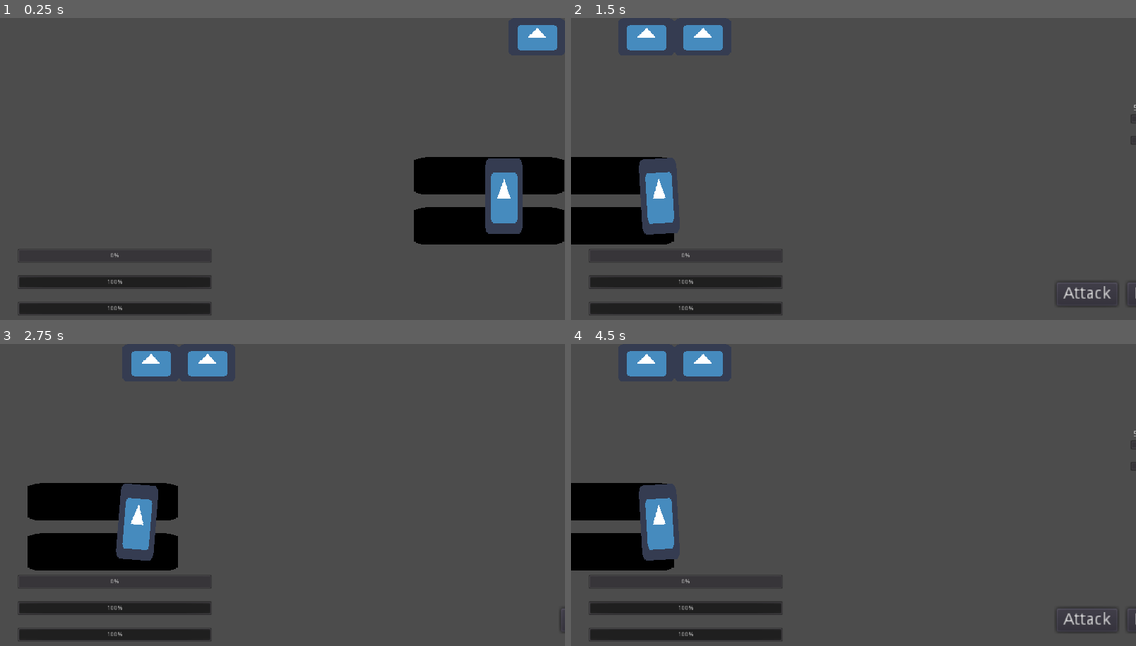
Above: before the commit, frames 1-4 (two rows, left to right).
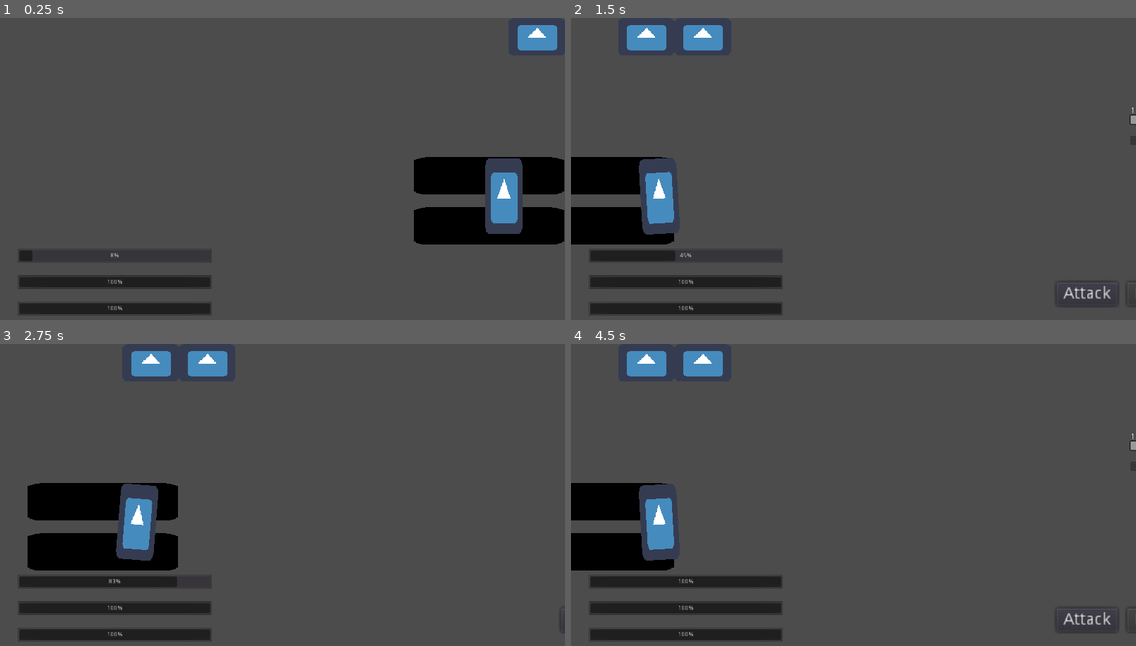
Above: after the commit, the same moments.

Repository: RubenMR99/ldjam-43
Game: Godot game, scene res://Scenes/Game.tscn
Same seed, same stepped clock (60 frames per second), same inputs: the game is played once before the commit and once after it. The project has no main scene, so this scene is started directly. The engine's default icon, where the game draws it, is replaced by a stand-in: a white triangle on a blue panel in a dark square.
Inputs (mouse positions are in pixels of both pictures, inside the frame that each line leads up to):
- Up to frame 1 (0.25 s): no input
- Up to frame 2 (1.5 s): click (1107, 36) at 0.5 s; click (780, 36) at 1.25 s
- Up to frame 3 (2.75 s): click (355, 362) at 2 s
- Up to frame 4 (4.5 s): click (780, 362) at 2.75 s; click (926, 362) at 3.5 s; click (780, 362) at 4.25 s

The runs differ from the first frame. In frame 1, less than 0.1% of the frame differs, in the area x 3-20%, y 77-81%; in frame 2, 0.5%; in frame 3, 0.9%; in frame 4, 1.1%, in the area x 3-100%, y 28-93%.

Commit message:
yay

Diff:
--- a/project/Scenes/Enemy.tscn
+++ b/project/Scenes/Enemy.tscn
@@ -1,17 +1,19 @@
-[gd_scene load_steps=4 format=2]
+[gd_scene load_steps=5 format=2]
 
-[ext_resource path="res://icon.png" type="Texture" id=1]
-[ext_resource path="res://Scenes/Carrega.tscn" type="PackedScene" id=2]
-[ext_resource path="res://Scenes/Vida_enemic.tscn" type="PackedScene" id=3]
+[ext_resource path="res://Scripts/Enemy.gd" type="Script" id=1]
+[ext_resource path="res://icon.png" type="Texture" id=2]
+[ext_resource path="res://Scenes/Carrega.tscn" type="PackedScene" id=3]
+[ext_resource path="res://Scenes/VidaEnemic.tscn" type="PackedScene" id=4]
 
 [node name="Enemy" type="Node2D"]
 
+script = ExtResource( 1 )
 _sections_unfolded = [ "Material", "Transform", "Visibility", "Z Index" ]
 
 [node name="Sprite" type="Sprite" parent="." index="0"]
 
 scale = Vector2( 2, 4 )
-texture = ExtResource( 1 )
+texture = ExtResource( 2 )
 _sections_unfolded = [ "Transform" ]
 
 [node name="animacio" type="AnimationPlayer" parent="Sprite" index="0"]
@@ -23,14 +25,14 @@
 playback_speed = 1.0
 blend_times = [  ]
 
-[node name="Carrega" parent="." index="1" instance=ExtResource( 2 )]
+[node name="Carrega" parent="." index="1" instance=ExtResource( 3 )]
 
 position = Vector2( 0, -188 )
 scale = Vector2( 2, 2 )
 _sections_unfolded = [ "Transform" ]
 
-[node name="Vida" parent="." index="2" instance=ExtResource( 3 )]
+[node name="VidaEnemic" parent="." index="2" instance=ExtResource( 4 )]
 
-position = Vector2( 0, -261 )
+position = Vector2( -160, -274 )
 scale = Vector2( 2, 2 )
 _sections_unfolded = [ "Transform" ]
--- a/project/Scenes/Game.gd
+++ b/project/Scenes/Game.gd
@@ -2,7 +2,7 @@
 
 func _ready():
 	$Camera.make_current();
-	update_HUD()
+	update_HUD();
 	pass
 
 func update_HUD():
@@ -10,14 +10,32 @@
 	$Camera/HUD/Blood.value = GlobalVar.blood_rec;
 	$Camera/HUD/Fat.value = GlobalVar.fat_rec;
 
+func _process(delta):
+	GlobalVar.meat_rec += 0.5;
+	GlobalVar.blood_rec += 0.5;
+	GlobalVar.fat_rec += 0.5;
+	update_HUD();
+	$field.comproba_buttons();
+
 func _on_factoryButton_pressed():
 	$Camera/anim.play("moure_dreta");
 	yield(get_tree().create_timer(0.5), "timeout");
 	$Player/Sprite/animacio.play("ves_dreta");
 	$field.comproba_buttons();
+	GlobalVar.pos = "field";
 
 func _on_fieldButton_pressed():
 	$Camera/anim.play("moure_esquerra");
 	yield(get_tree().create_timer(0.5), "timeout");
 	$Player/Sprite/animacio.play_backwards("ves_dreta");
 	$field.comproba_buttons();
+	GlobalVar.pos = "factory";
+
+func _on_enemy_attacking():
+	print("o");
+	if GlobalVar.pos == "factory":
+		$field/vigila/anim.play("apareixer_vigila");
+
+func _on_enemy_killed():
+	print("k");
+	$field/Enemy.inicialitzar_nou_enemic();
--- a/project/Scenes/Game.tscn
+++ b/project/Scenes/Game.tscn
@@ -5,14 +5,13 @@
 [ext_resource path="res://icon.png" type="Texture" id=3]
 [ext_resource path="res://Scenes/Player.tscn" type="PackedScene" id=4]
 
-[sub_resource type="CircleShape2D" id=3]
+[sub_resource type="CircleShape2D" id=1]
 
 custom_solver_bias = 0.0
 radius = 300.0
 
-[sub_resource type="Animation" id=1]
-
-resource_name = "moure_dreta"
+[sub_resource type="Animation" id=2]
+
 length = 1.0
 loop = false
 step = 0.1
@@ -41,9 +40,8 @@
 "values": [ Vector2( 56, 872 ), Vector2( 1976, 872 ) ]
 }
 
-[sub_resource type="Animation" id=2]
-
-resource_name = "moure_esquerra"
+[sub_resource type="Animation" id=3]
+
 length = 1.0
 loop = false
 step = 0.1
@@ -123,7 +121,6 @@
 
 [node name="Licuadora" type="Node2D" parent="." index="4"]
 
-editor/display_folded = true
 position = Vector2( 1184.17, 954.383 )
 __meta__ = {
 "_edit_group_": true
@@ -261,8 +258,8 @@
 playback_process_mode = 1
 playback_default_blend_time = 0.0
 playback_speed = 1.0
-anims/moure_dreta = SubResource( 1 )
-anims/moure_esquerra = SubResource( 2 )
+anims/moure_dreta = SubResource( 2 )
+anims/moure_esquerra = SubResource( 3 )
 blend_times = [  ]
 
 [connection signal="pressed" from="factoryButton" to="." method="_on_factoryButton_pressed"]
--- /dev/null
+++ b/project/Scenes/VidaEnemic.tscn
@@ -0,0 +1,124 @@
+[gd_scene load_steps=5 format=2]
+
+[ext_resource path="res://Scripts/VidaEnemic.gd" type="Script" id=1]
+[ext_resource path="res://icon.png" type="Texture" id=2]
+
+[sub_resource type="StyleBoxFlat" id=1]
+
+content_margin_left = -1.0
+content_margin_right = -1.0
+content_margin_top = -1.0
+content_margin_bottom = -1.0
+bg_color = Color( 0.6, 0.6, 0.6, 1 )
+draw_center = true
+border_width_left = 1
+border_width_top = 1
+border_width_right = 1
+border_width_bottom = 1
+border_color = Color( 0, 0, 0, 1 )
+border_blend = false
+corner_radius_top_left = 1
+corner_radius_top_right = 1
+corner_radius_bottom_right = 1
+corner_radius_bottom_left = 1
+corner_detail = 8
+expand_margin_left = 0.0
+expand_margin_right = 0.0
+expand_margin_top = 0.0
+expand_margin_bottom = 0.0
+shadow_color = Color( 0, 0, 0, 0.6 )
+shadow_size = 0
+anti_aliasing = true
+anti_aliasing_size = 1
+_sections_unfolded = [ "Border", "Border Width", "Corner Radius", "Expand Margin" ]
+
+[sub_resource type="StyleBoxFlat" id=2]
+
+content_margin_left = -1.0
+content_margin_right = -1.0
+content_margin_top = -1.0
+content_margin_bottom = -1.0
+bg_color = Color( 0.6, 0.6, 0.6, 1 )
+draw_center = false
+border_width_left = 1
+border_width_top = 1
+border_width_right = 1
+border_width_bottom = 1
+border_color = Color( 0, 0, 0, 1 )
+border_blend = false
+corner_radius_top_left = 1
+corner_radius_top_right = 1
+corner_radius_bottom_right = 1
+corner_radius_bottom_left = 1
+corner_detail = 8
+expand_margin_left = 0.0
+expand_margin_right = 0.0
+expand_margin_top = 0.0
+expand_margin_bottom = 0.0
+shadow_color = Color( 0, 0, 0, 0.6 )
+shadow_size = 0
+anti_aliasing = true
+anti_aliasing_size = 1
+_sections_unfolded = [ "Border", "Border Width", "Corner Radius", "Expand Margin" ]
+
+[node name="VidaEnemic" type="Node2D" index="0"]
+
+script = ExtResource( 1 )
+
+[node name="Cops" type="Label" parent="." index="0"]
+
+anchor_left = 0.0
+anchor_top = 0.0
+anchor_right = 0.0
+anchor_bottom = 0.0
+margin_top = -14.0
+margin_right = 40.0
+rect_pivot_offset = Vector2( 0, 0 )
+rect_clip_content = false
+mouse_filter = 2
+mouse_default_cursor_shape = 0
+size_flags_horizontal = 1
+size_flags_vertical = 4
+text = "5"
+percent_visible = 1.0
+lines_skipped = 0
+max_lines_visible = -1
+
+[node name="image_interior" type="Sprite" parent="." index="1"]
+
+modulate = Color( 1, 0, 0, 1 )
+scale = Vector2( 2.5, 0.25 )
+texture = ExtResource( 2 )
+centered = false
+_sections_unfolded = [ "Offset", "Transform", "Visibility" ]
+
+[node name="Primera" type="Node2D" parent="." index="2"]
+
+z_index = 10
+_sections_unfolded = [ "Z Index" ]
+
+[node name="one" type="ProgressBar" parent="Primera" index="0"]
+
+anchor_left = 0.0
+anchor_top = 0.0
+anchor_right = 0.0
+anchor_bottom = 0.0
+margin_right = 160.0
+margin_bottom = 16.0
+rect_pivot_offset = Vector2( 0, 0 )
+rect_clip_content = false
+mouse_filter = 0
+mouse_default_cursor_shape = 0
+size_flags_horizontal = 1
+size_flags_vertical = 0
+custom_styles/fg = SubResource( 1 )
+custom_styles/bg = SubResource( 2 )
+min_value = 0.0
+max_value = 100.0
+step = 1.0
+page = 0.0
+value = 10.0
+exp_edit = false
+rounded = false
+percent_visible = true
+_sections_unfolded = [ "Anchor", "Focus", "Grow Direction", "Hint", "Margin", "Material", "Mouse", "Pause", "Percent", "Rect", "Size Flags", "Theme", "Visibility", "custom_colors", "custom_fonts", "custom_styles" ]
--- a/project/Scenes/Vida_enemic.tscn
+++ /dev/null
@@ -1,27 +0,0 @@
-[gd_scene load_steps=2 format=2]
-
-[ext_resource path="res://Scenes/Carrega.tscn" type="PackedScene" id=1]
-
-[node name="Vida" instance=ExtResource( 1 )]
-
-[node name="NumeroDeVides" type="Label" parent="." index="1"]
-
-anchor_left = 0.0
-anchor_top = 0.0
-anchor_right = 0.0
-anchor_bottom = 0.0
-margin_left = -75.0
-margin_top = -25.0
-margin_right = -35.0
-margin_bottom = -11.0
-rect_pivot_offset = Vector2( 0, 0 )
-rect_clip_content = false
-mouse_filter = 2
-mouse_default_cursor_shape = 0
-size_flags_horizontal = 1
-size_flags_vertical = 4
-text = "5"
-percent_visible = 1.0
-lines_skipped = 0
-max_lines_visible = -1
-_sections_unfolded = [ "Rect" ]
--- a/project/Scenes/field.gd
+++ b/project/Scenes/field.gd
@@ -10,12 +10,12 @@
 
 
 func comproba_buttons():
-	if(GlobalVar.blood_rec != 100):
+	if(GlobalVar.blood_rec < 100):
 		$Buttons/T_attack.disabled = true;
 	else:
 		$Buttons/T_attack.disabled = false;
 
-	if(GlobalVar.fat_rec != 100):
+	if(GlobalVar.fat_rec >= 100):
 		$Buttons/T_defend.disabled = true;
 	else:
 		$Buttons/T_defend.disabled = false;
@@ -26,6 +26,7 @@
 	GlobalVar.blood_rec = 0;
 	get_parent().update_HUD();
 	comproba_buttons();
+	$Enemy.atacar(75);
 
 func _on_T_defend_pressed():
 	$T_defend.entrar();
--- a/project/Scenes/field.tscn
+++ b/project/Scenes/field.tscn
@@ -1,8 +1,52 @@
-[gd_scene load_steps=4 format=2]
+[gd_scene load_steps=6 format=2]
 
 [ext_resource path="res://Scenes/field.gd" type="Script" id=1]
 [ext_resource path="res://Scenes/Tuberia.tscn" type="PackedScene" id=2]
 [ext_resource path="res://Scenes/Enemy.tscn" type="PackedScene" id=3]
+[ext_resource path="res://icon.png" type="Texture" id=4]
+
+[sub_resource type="Animation" id=1]
+
+resource_name = "apareixer_vigila"
+length = 1.7
+loop = false
+step = 0.1
+tracks/0/type = "value"
+tracks/0/path = NodePath(".:visible")
+tracks/0/interp = 1
+tracks/0/loop_wrap = true
+tracks/0/imported = false
+tracks/0/enabled = true
+tracks/0/keys = {
+"times": PoolRealArray( 0, 0.1, 0.5, 0.7, 0.9, 1.1, 1.3, 1.5, 1.7 ),
+"transitions": PoolRealArray( 1, 1, 1, 1, 1, 1, 1, 1, 1 ),
+"update": 1,
+"values": [ false, true, false, true, false, true, false, true, false ]
+}
+tracks/1/type = "value"
+tracks/1/path = NodePath(".:position")
+tracks/1/interp = 1
+tracks/1/loop_wrap = true
+tracks/1/imported = false
+tracks/1/enabled = true
+tracks/1/keys = {
+"times": PoolRealArray( 0, 0.5 ),
+"transitions": PoolRealArray( 1, 1 ),
+"update": 0,
+"values": [ Vector2( 83, 215 ), Vector2( -100, 215 ) ]
+}
+tracks/2/type = "value"
+tracks/2/path = NodePath(".:self_modulate")
+tracks/2/interp = 1
+tracks/2/loop_wrap = true
+tracks/2/imported = false
+tracks/2/enabled = true
+tracks/2/keys = {
+"times": PoolRealArray( 0.5, 0.9, 1.3, 1.7 ),
+"transitions": PoolRealArray( 1, 1, 1, 1 ),
+"update": 0,
+"values": [ Color( 0, 0, 0, 1 ), Color( 0.929688, 0, 0, 1 ), Color( 0, 0, 0, 1 ), Color( 0.929688, 0, 0, 1 ) ]
+}
 
 [node name="field" type="Node2D"]
 
@@ -22,6 +66,7 @@
 
 [node name="Buttons" type="Node2D" parent="." index="3"]
 
+editor/display_folded = true
 position = Vector2( 1417.78, 899.183 )
 
 [node name="T_attack" type="Button" parent="Buttons" index="0"]
@@ -76,6 +121,25 @@
 align = 1
 _sections_unfolded = [ "Rect" ]
 
+[node name="vigila" type="Sprite" parent="." index="4"]
+
+visible = false
+self_modulate = Color( 0.929688, 0, 0, 1 )
+position = Vector2( -100, 215 )
+scale = Vector2( 1, 2 )
+texture = ExtResource( 4 )
+_sections_unfolded = [ "Transform", "Visibility", "Z Index" ]
+
+[node name="anim" type="AnimationPlayer" parent="vigila" index="0"]
+
+root_node = NodePath("..")
+autoplay = ""
+playback_process_mode = 1
+playback_default_blend_time = 0.0
+playback_speed = 1.0
+anims/apareixer_vigila = SubResource( 1 )
+blend_times = [  ]
+
 [connection signal="pressed" from="Buttons/T_attack" to="." method="_on_T_attack_pressed"]
 
 [connection signal="pressed" from="Buttons/T_defend" to="." method="_on_T_defend_pressed"]
--- /dev/null
+++ b/project/Scripts/Enemy.gd
@@ -0,0 +1,34 @@
+extends Node2D
+
+signal damage;
+signal killed;
+
+var _velocity = 0.01;
+var _tipus = "jutge";
+var _vida = 100;
+var _vida_inicial = 100;
+
+func _ready():
+	self.connect("damage", get_parent().get_parent(), "_on_enemy_attacking");
+	self.connect("killed", get_parent().get_parent(), "_on_enemy_killed");
+	pass
+
+func _process(delta):
+	$Carrega/ProgressBar.value += _velocity;
+	if($Carrega/ProgressBar.value >= 100):
+		$Carrega/ProgressBar.value = 0;
+		emit_signal("damage");
+
+func inicialitzar_nou_enemic():
+	_tipus = "jutge";
+	_vida_inicial += 100;
+	_vida = _vida_inicial;
+	_velocity += 0.02;
+	$VidaEnemic.dibuixar(_vida);
+
+func atacar(damage):
+	_vida -= damage;
+	if _vida <= 0:
+		emit_signal("killed");
+	else:
+		$VidaEnemic.dibuixar(_vida);
--- a/project/Scripts/GlobalVar.gd
+++ b/project/Scripts/GlobalVar.gd
@@ -3,8 +3,10 @@
 var meat_rec;
 var fat_rec;
 var blood_rec;
+var pos;
 
 func _ready():
 	meat_rec = 0;
 	fat_rec = 100;
 	blood_rec = 100;
+	pos = "factory";
--- /dev/null
+++ b/project/Scripts/VidaEnemic.gd
@@ -0,0 +1,23 @@
+extends Node2D
+var _vida = 100;
+
+func _ready():
+	update_barres();
+
+func update_barres():
+	var aux = int(_vida)/100+1;
+	if int(_vida)%100 == 0:
+		aux -= 1;
+		$Primera/one.value = _vida/aux;
+	else:
+		$Primera/one.value = int(_vida%100);
+
+	$Cops.text = String(aux);
+	if _vida < 100:
+		$image_interior.modulate = (Color(0,0,0));
+
+func dibuixar(vida):
+	_vida = vida;
+	if _vida > 100:
+		$image_interior.modulate = (Color(255,0,0));
+	update_barres();
Not shown: 1 places in project/Scenes/Game.tscn that only renumber resources
